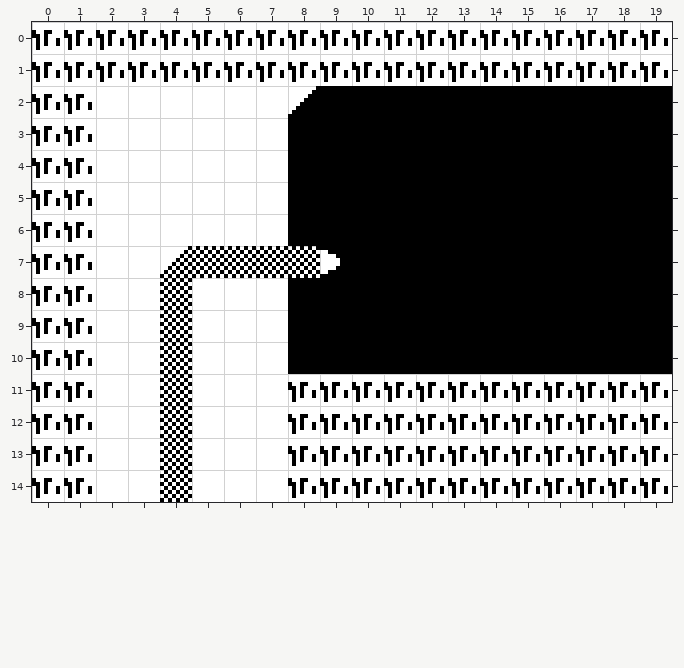
One commit to this Tiled map (JSON): projects/project3Y/assets/maps/map2B.json. Above, as it was before the edit.
Cells are 32x32 px. Shown: x 0..19, y 0..14.
New version:
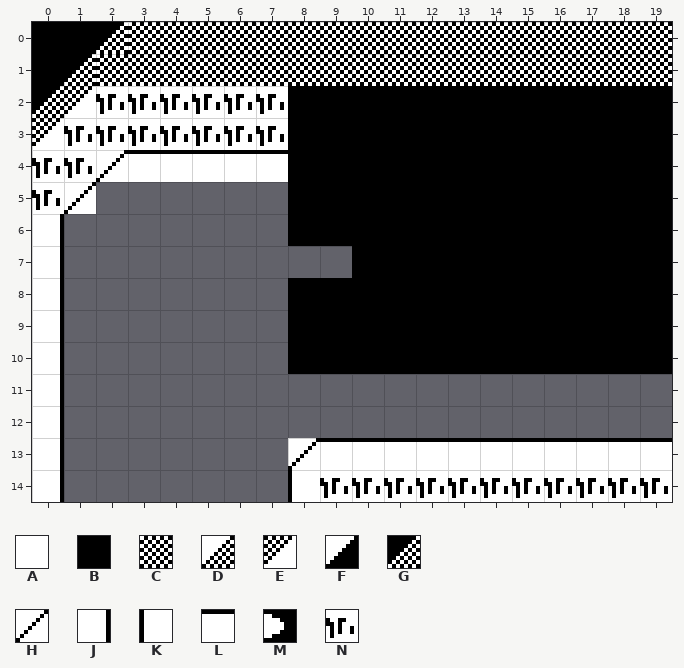
Key: from "map_tileset": A 0, B 1, C 2, D 6, E 7, F 14, G 15, H 80, J 83, K 84, L 85, M 100, N 120.
_ is an empty cell.
Edits made:
Layer "background" (now hidden):
Tile A is removed in rows 2 to 6 at x 2 to 7; in row 7 at x 2 to 3; in rows 8 to 14 at x 2 to 3 and 5 to 7.
Tile C is removed in row 7 at x 5 to 8; in rows 8 to 14 at x 4.
Tile D is removed in row 7 at x 4.
Tile M is removed in row 7 at x 9.
Tile N is removed in rows 0 to 1 at x 0 to 19; in row 2 at x 0 to 1; in row 3 at x 0; in row 5 at x 1; in rows 6 to 10 at x 0 to 1; in rows 11 to 13 at x 0 to 1 and 8 to 19.
Tile N is removed in row 14 at x 0 to 1 and 8.
Layer "blocked":
Tile B replaces tile F in row 2 at x 8.
Tile B is added in row 0 at x 0 to 1; in row 1 at x 0.
Tile C is added in row 0 at x 3 to 19; in row 1 at x 2 to 19.
Tile E is added in row 2 at x 1; in row 3 at x 0.
Tile G is added in row 0 at x 2; in row 1 at x 1; in row 2 at x 0.
Tile H is added in row 4 at x 2; in row 5 at x 1; in row 13 at x 8.
Tile J is added in rows 6 to 14 at x 0.
Tile K is added in row 14 at x 8.
Tile L is added in row 4 at x 3 to 7; in row 13 at x 9 to 19.
Tile N is added in rows 2 to 3 at x 2 to 7.
Boxes around the changes in both pictures, in picture pixels (x1, y1, x2, y2):
changed: (32, 22, 672, 502)
